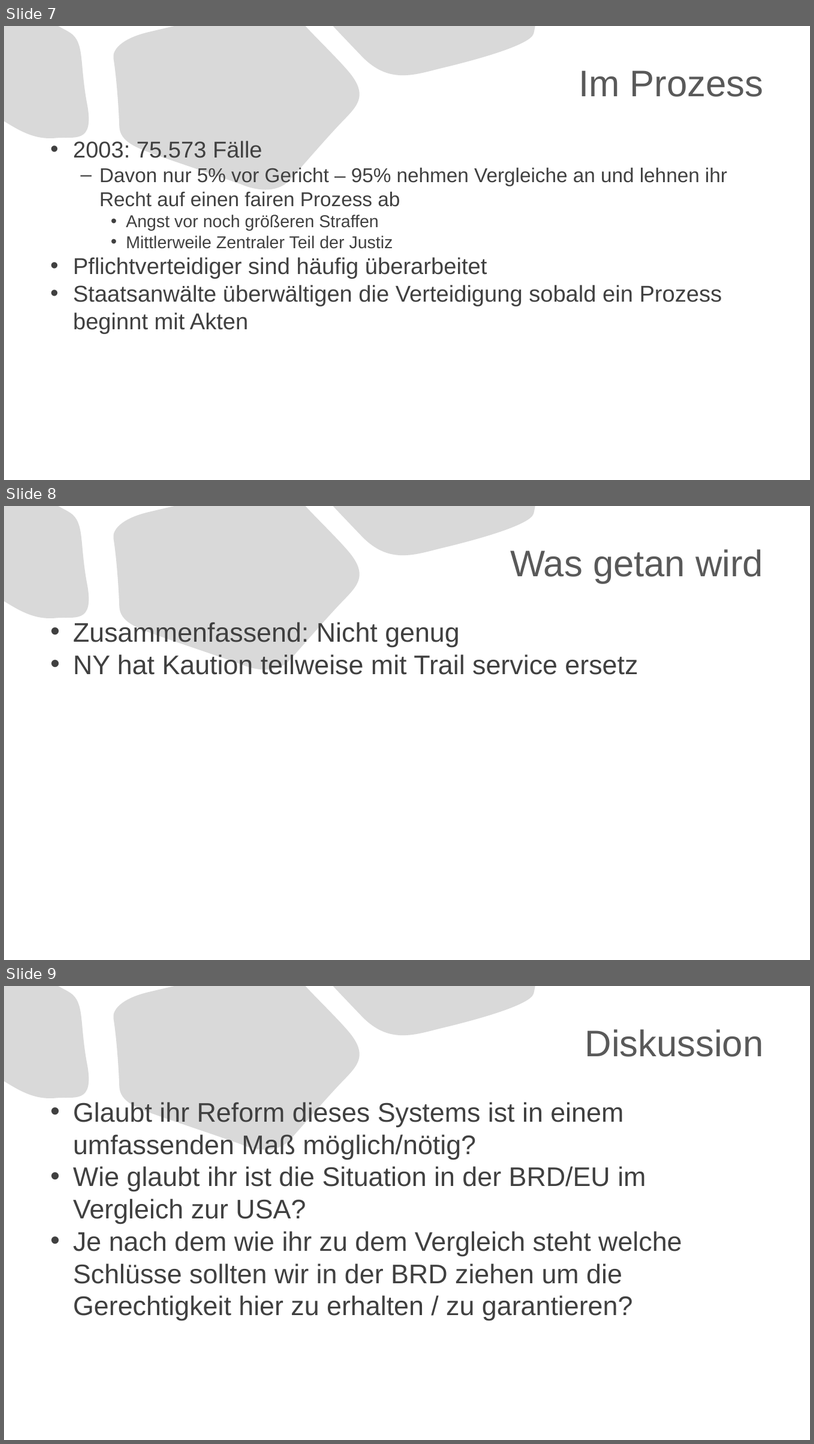
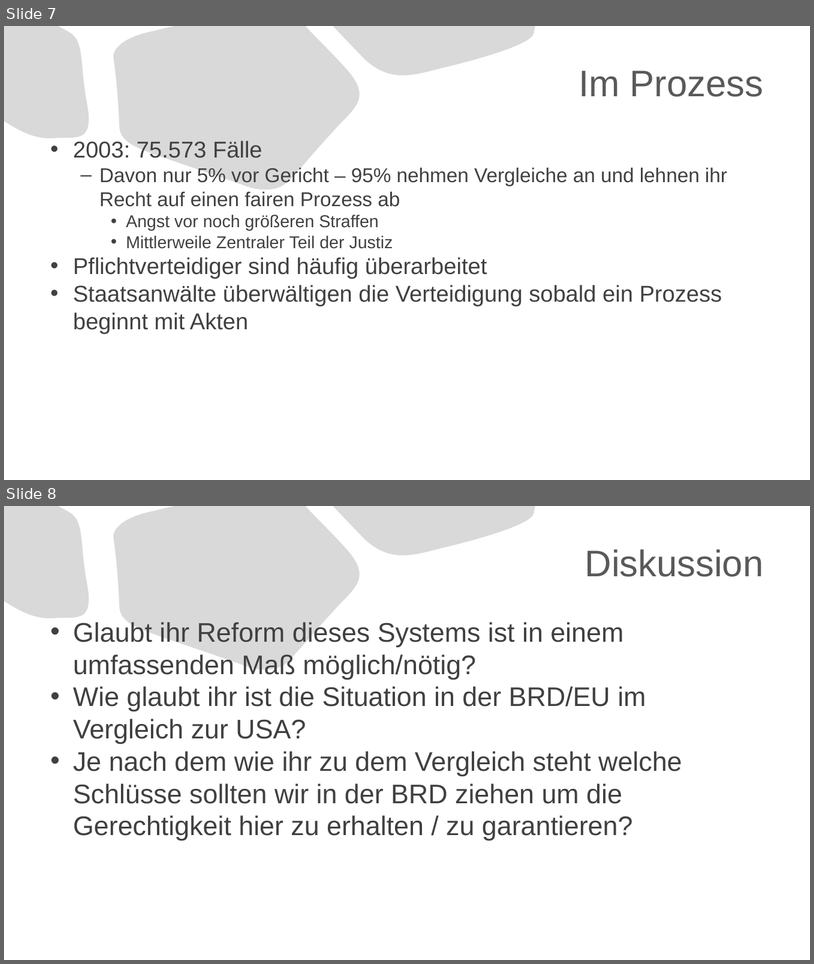
Before and after one commit to MAA28/Abi, a slide deck: Seminarfach/Präsentation.pptx. Shown one above the other, each under a label of ours: slides 7, 8 and 9 before the commit, slides 7 and 8 after it. The pictures are 814x1444 and 814x964 pixels, drawn with LibreOffice and Linux fonts; fonts in the diff are those of the drawing. Boxes give left, top, right and bottom in pixels: in the first picture for what was removed or moved away, otherwise in the second. Text is boxed around its words. In the diff, an @@ line names an element or a change of style, - is before the commit and + after.

```diff
--- a/Seminarfach/Präsentation.pptx
+++ b/Seminarfach/Präsentation.pptx
@@ slide 8 removed at [4, 506, 810, 960], background #FFFFFF; not listed: 3 template elements that a slide beside it also shows @@
@@ title removed at [510, 549, 764, 583] @@
-Was getan wird
@@ text removed at [73, 622, 638, 675] @@
-• Zusammenfassend: Nicht genug
-• NY hat Kaution teilweise mit Trail service ersetz
@@ what was slide 9 is now slide 8 @@
```
Also in this commit, not shown: 3 slides changed, 1 slide added, 1 other file.
